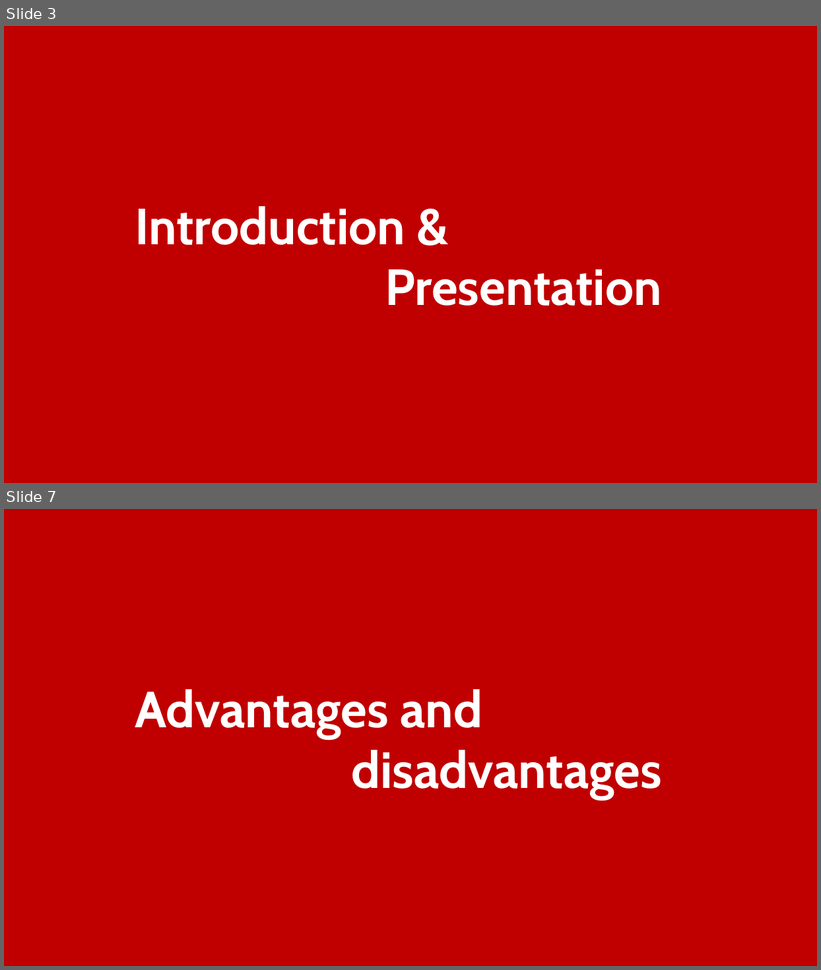
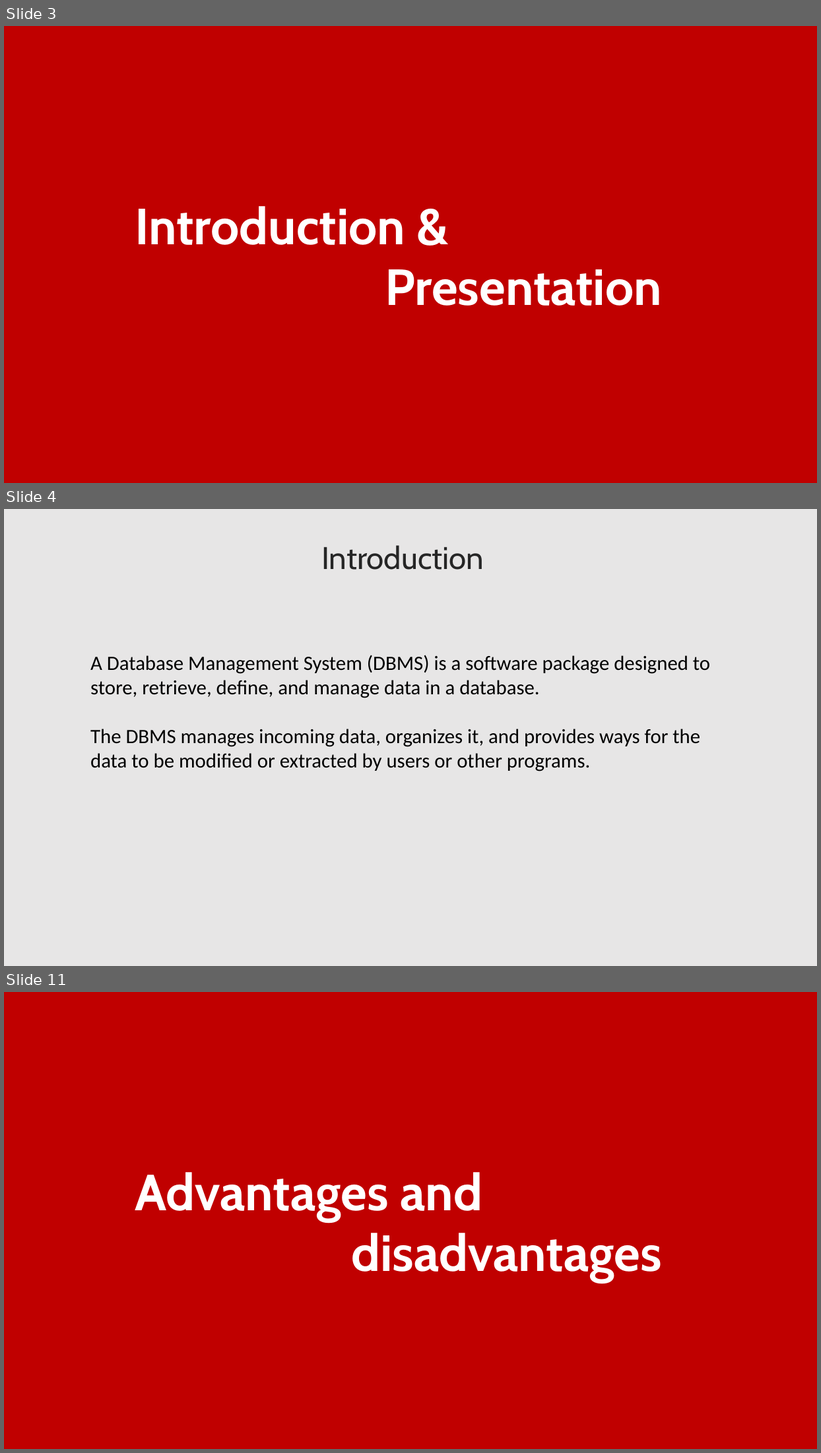
Before and after one commit to lahcenrahlaoui/Wingardium_Leviosaaaa, a slide deck: Presentation-projet-SQLite.pptx. Shown one above the other, each under a label of ours: slides 3 and 7 before the commit, slides 3, 4 and 11 after it; the slides between them are not shown. The pictures are 821x970 and 821x1453 pixels, drawn with LibreOffice and Linux fonts; fonts in the diff are those of the drawing. Boxes give left, top, right and bottom in pixels: in the first picture for what was removed or moved away, otherwise in the second. Text is boxed around its words. In the diff, an @@ line names an element or a change of style, - is before the commit and + after.

```diff
--- a/Presentation-projet-SQLite.pptx
+++ b/Presentation-projet-SQLite.pptx
@@ slide 4 added at [4,509,817,966], background #E7E6E6 @@
@@ text added at [321,545,484,570], 37 pt, text #262626 @@
+Introduction
@@ text added at [90,655,710,772], 24 pt, text #000000 @@
+A Database Management System (DBMS) is a software package designed to store, retrieve, define, and manage data in a database.
+The DBMS manages incoming data, organizes it, and provides ways for the data to be modified or extracted by users or other programs.
@@ what was slide 7 is now slide 11 @@
```
Also in this commit, not shown: 4 slides changed, 9 other slides added, 1 slide removed, 7 other files.
